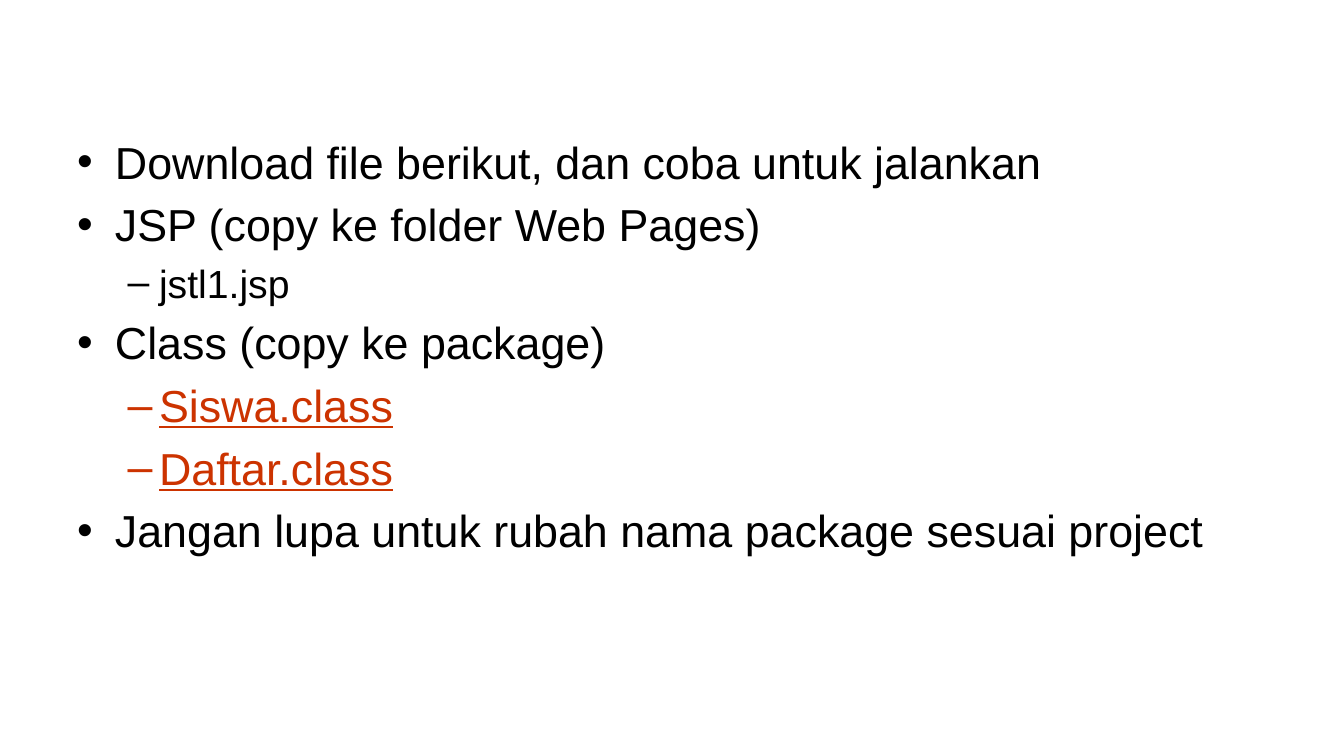
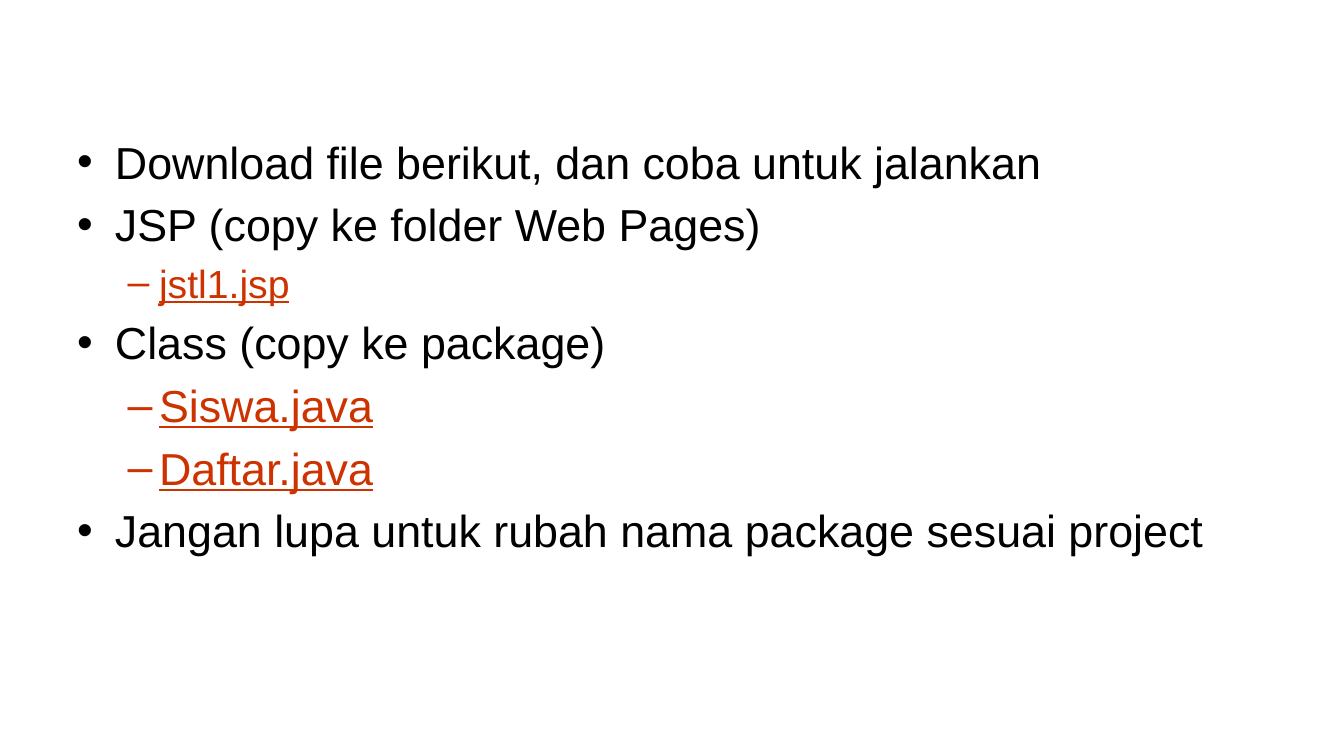
Before and after one commit to ruang-belajar/java-ee, a slide deck: slide 5 of docs/res/Java EE - Pertemuan 6.pptx. Drawn at 1344x756 pixels with LibreOffice and Linux fonts; fonts in the diff are those of the drawing; background and template pictures are left out. Boxes give left, top, right and bottom in pixels: in the first picture for what was removed or moved away, otherwise in the second. Text is boxed around its words. In the diff, an @@ line names an element or a change of style, - is before the commit and + after.

Commit message:
rewqrqw

```diff
--- a/docs/res/Java EE - Pertemuan 6.pptx
+++ b/docs/res/Java EE - Pertemuan 6.pptx
@@ text at [159, 269, 290, 306]: text colour #000000 to #CC3300, underline on in "jstl1.jsp" @@
@@ text at [159, 389, 373, 494]: text changed @@
-  – Siswa.class
-  – Daftar.class
+  – Siswa.java
+  – Daftar.java
```
